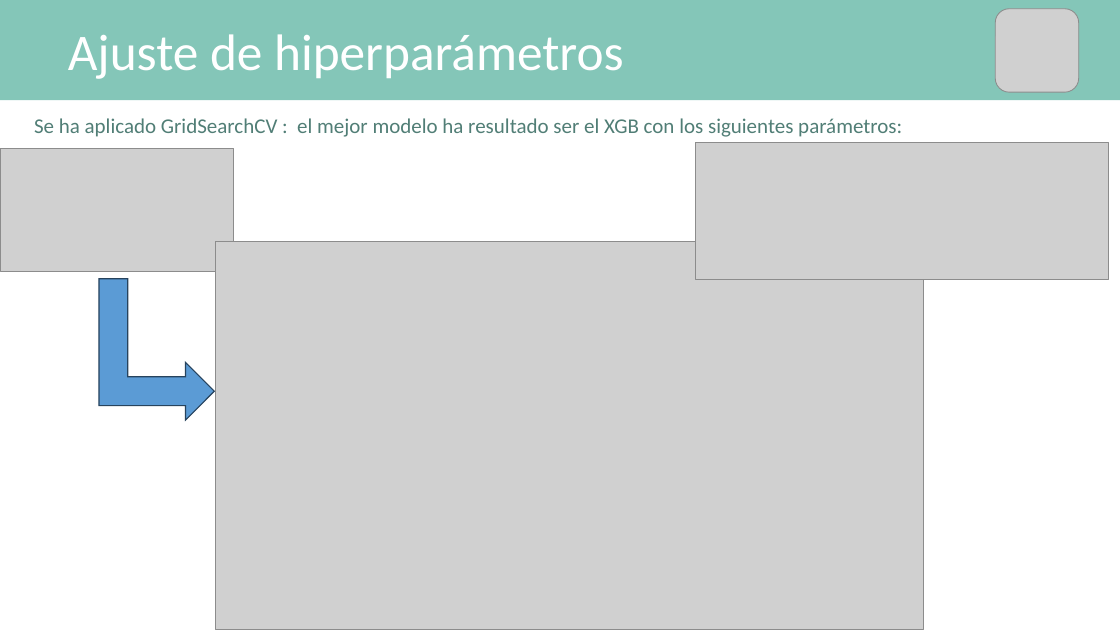
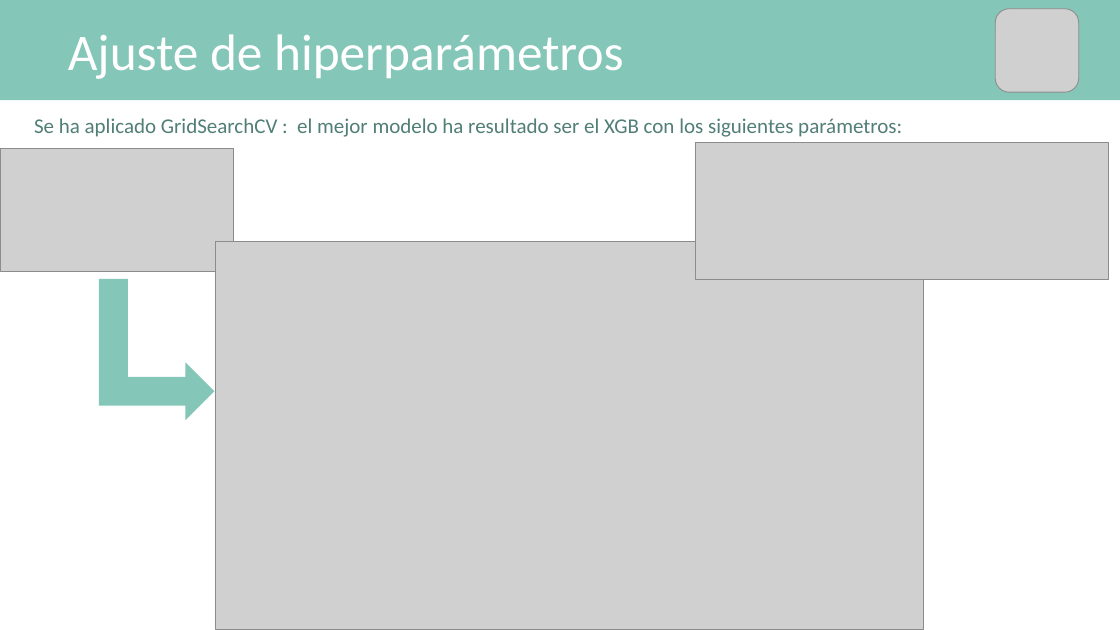
Before and after one commit to mPuchadesdo/Team-Challenge---Team-MPG, a slide deck: slide 11 of Team_MPG.pptx (slide 10 before the commit). Drawn at 1120x630 pixels with LibreOffice and Linux fonts; fonts in the diff are those of the drawing; grey boxes stand for pictures. Boxes give left, top, right and bottom in pixels: in the first picture for what was removed or moved away, otherwise in the second. Text is boxed around its words. In the diff, an @@ line names an element or a change of style, - is before the commit and + after.

```diff
--- a/Team_MPG.pptx
+++ b/Team_MPG.pptx
@@ bent up arrow at (99, 279, 214, 420): fill #5B9BD5 to #84C6B8; outline #28445D 1 pt to none @@
```
Also in this commit, not shown: 5 other slides changed, 2 slides added.
